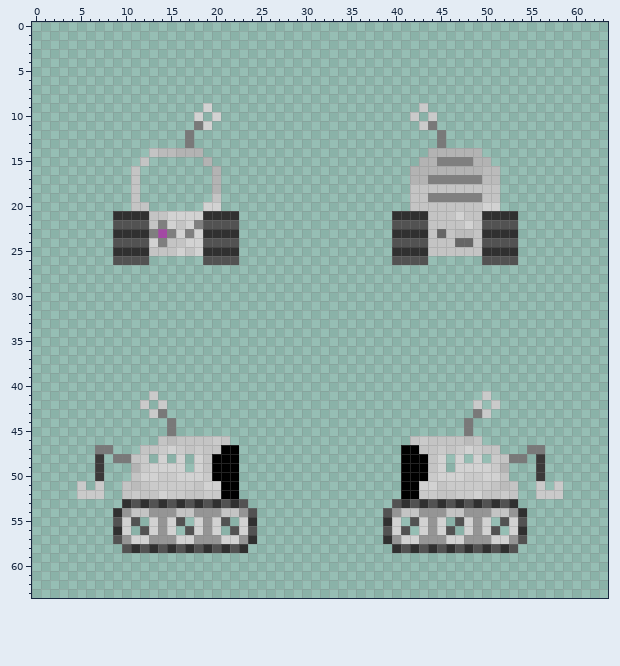
Pixel-art sprite: Resources/Textures/_Goobstation/Objects/Fun/porg.rsi/porg.png. Above, as it was before the edit.
The file is 64x64 pixels. Colours within 5 levels of each other are drawn and written as one. The old version is drawn lined up with the new one.
New version:
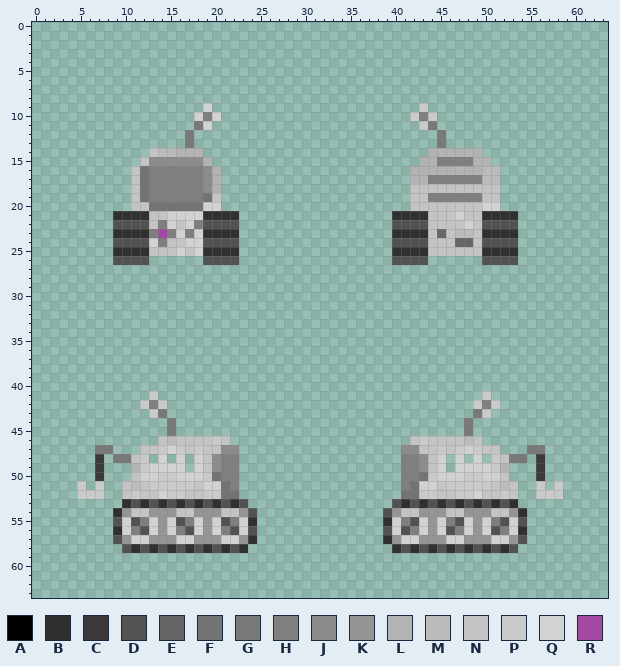
Palette (. is transparent): A #000000  B #303030  C #3b3939  D #525252  E #666666  F #737373  G #797979  H #7f7f7f  J #8c8c8c  K #959595  L #b3b3b3  M #bbbbbb  N #c4c4c4  P #cacaca  Q #d2d2d2  R #a349a4
What changed:
whole drawing moved by +0,-4 (the old picture is shown already moved)
There is now colour F in rows 16 to 18 at x 12; in row 19 at x 12 and 19; in row 20 at x 13 to 18.
The edit turns colour A into colour F in row 50 at x 20 and 43; in row 51 at x 21 and 42; in row 52 at x 21 to 22 and 41 to 42.
There is now colour H in row 10 at x 19 and 43; in rows 16 to 19 at x 13 to 18; in row 42 at x 13 and 50; in row 55 at x 12, 17, 22, 41, 46 and 51; in row 56 at x 11, 16, 21, 42, 47 and 52.
The edit turns colour A into colour H in rows 48 to 50 at x 21 to 22 and 41 to 42; in row 51 at x 22 and 41.
There is now colour J in row 15 at x 13 to 18; in rows 16 to 18 at x 19.
The edit turns colour A into colour J in row 47 at x 21 to 22 and 41 to 42; in rows 48 to 49 at x 20 and 43.
